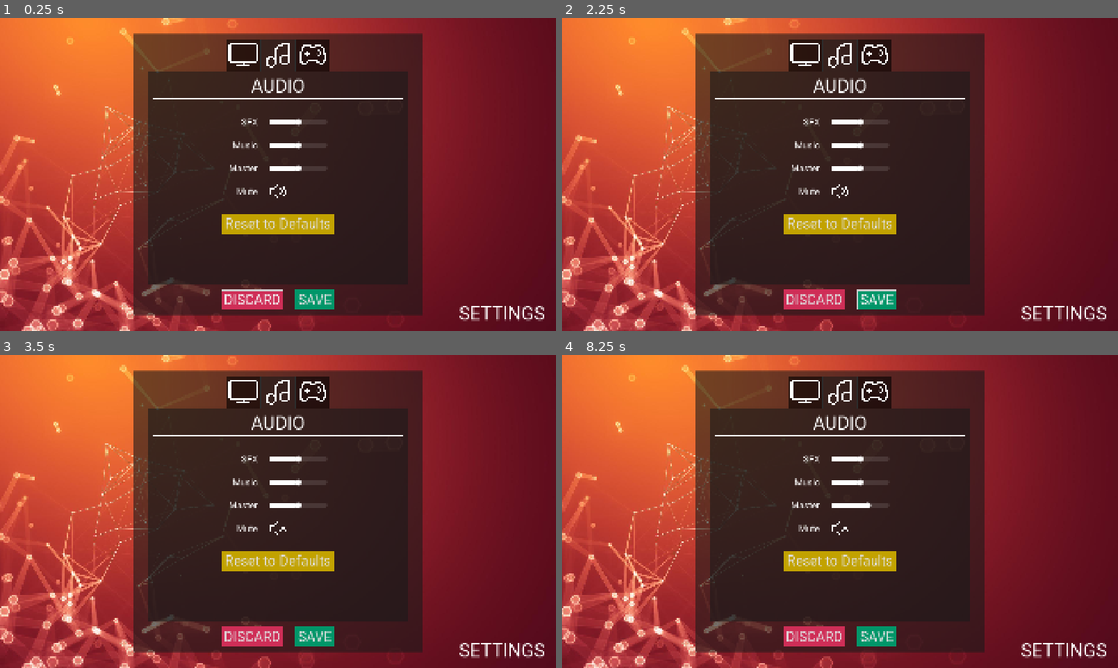
Above: before the commit, frames 1-4 (two rows, left to right).
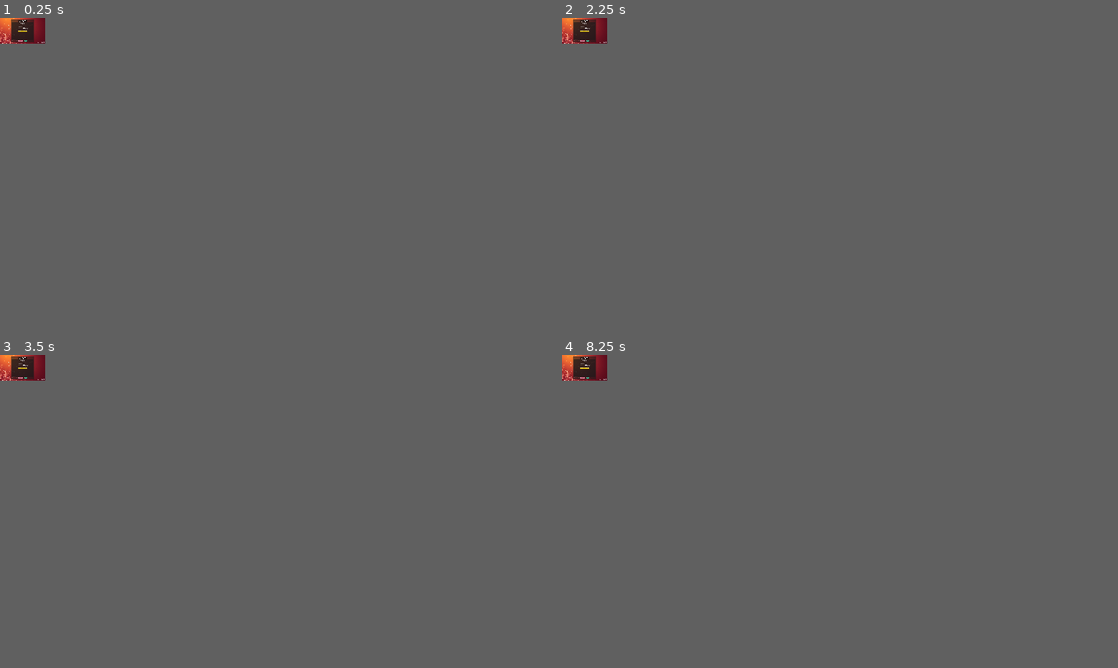
Above: after the commit, the same moments.

Repository: doruktuna/godot-template
Game: Godot game, scene res://ui/menus/settings_menu.tscn
Two runs of this game, one before a commit and one after it. Both use one fixed random seed, a clock stepped at 60 frames per second and the inputs below. This scene is started directly instead of the project's main scene.
Inputs (mouse positions are in pixels of both pictures, inside the frame that each line leads up to):
- Up to frame 1 (0.25 s): no input
- Up to frame 2 (2.25 s): click "Reset to Defaults" at 0.5 s; click "DISCARD" at 1.25 s; click "SAVE" at 2 s
- Up to frame 3 (3.5 s): click (278, 527) at 2.77 s
- Up to frame 4 (8.25 s): move the mouse to (962, 495) at 3.52 s; hold D (right) 3.53-4.25 s; click (962, 495) at 3.67 s; drag from (728, 527) to (812, 574) at 4.27 s; move the mouse to (895, 442) at 5.02 s; hold D (right) 5.03-5.75 s; drag from (812, 574) to (673, 464) at 5.77 s; move the mouse to (1006, 558) at 6.52 s; hold A (left) 6.53-7.25 s; drag from (673, 464) to (756, 433) at 7.27 s; move the mouse to (867, 511) at 8.02 s; hold S (down) from 8.03 s (still down); click (867, 511) at 8.17 s
In our replay, the window is 800x450 before the commit and 65x37 after it. These sizes can differ from the game's own. Grey fills any space a smaller window leaves; there, only what the larger window draws over its background counts as a difference.

The runs differ from the first frame. In frame 1, 66% of the frame differs, in the area x 0-100%, y 0-100%; in frame 2, 66%; in frame 3, 66%; in frame 4, 66%.

Commit message:
FEAT: Fullscreen and resolution settings, restoring old settings when values are discarded

Diff:
--- a/globals/settings_manager.gd
+++ b/globals/settings_manager.gd
@@ -3,6 +3,10 @@
 signal setting_changed(section: String, key: String, value: Variant)
 
 const PATH := "user://settings.cfg"
+
+const ASPECT_RATIO := 16.0 / 9.0
+const WIDTH_STEP := 16
+const TITLE_BAR_MARGIN := 48
 
 const DEFAULTS := {
 	"audio": {
@@ -13,11 +17,14 @@
 	},
 	"video": {
 		"fullscreen": false,
+		"resolution_scale": 0.5,
 		"vsync": true,
 	},
 }
 
+# Use old config to restore values when value changes are discarded
 var _config := ConfigFile.new()
+var _snapshot := ""
 
 
 func _ready() -> void:
@@ -45,6 +52,21 @@
 	var err := _config.save(PATH)
 	if err != OK:
 		push_error("Could not save settings (error: %d)." % err)
+		return
+	_snapshot = _config.encode_to_text() # not necessary but a good precaution
+
+
+func start_editing_settings() -> void:
+	_snapshot = _config.encode_to_text()
+
+
+func cancel_editing_settings() -> void:
+	_config.clear()
+	var err := _config.parse(_snapshot)
+	if err != OK:
+		push_error("Could not restore settings snapshot (error %d)." % err)
+		return
+	apply_all()
 
 
 func reset_to_defaults() -> void:
@@ -62,6 +84,27 @@
 	for section: String in DEFAULTS:
 		for key: String in DEFAULTS[section]:
 			_apply(section, key, get_setting(section, key))
+
+
+func _apply_resolution_scale(window_scale: float) -> void:
+	var window := get_window()
+	var area := DisplayServer.screen_get_usable_rect(window.current_screen)
+
+	var size = calculate_resolution_from_scale(window_scale)
+	window.size = size
+	window.position = area.position + (area.size - size) / 2
+
+
+func calculate_resolution_from_scale(window_scale: float) -> Vector2i:
+	var window := get_window()
+	var area := DisplayServer.screen_get_usable_rect(window.current_screen)
+
+	# Largest 16:9 width that fits the usable area
+	var max_width := mini(area.size.x, roundi((area.size.y - TITLE_BAR_MARGIN) * ASPECT_RATIO))
+
+	# Floor to a multiple of 16 so the height is a whole number and we never exceed max_width
+	var width := floori(max_width * window_scale / WIDTH_STEP) * WIDTH_STEP
+	return Vector2i(width, roundi(width / ASPECT_RATIO))
 
 
 func _apply(section: String, key: String, value: Variant) -> void:
@@ -84,6 +127,9 @@
 				DisplayServer.WINDOW_MODE_FULLSCREEN if value else DisplayServer.WINDOW_MODE_WINDOWED
 			)
 
+		["video", "resolution_scale"]:
+			_apply_resolution_scale(value)
+
 		["video", "vsync"]:
 			DisplayServer.window_set_vsync_mode(
 				DisplayServer.VSYNC_ENABLED if value else DisplayServer.VSYNC_DISABLED
--- a/project.godot
+++ b/project.godot
@@ -30,7 +30,6 @@
 window/size/viewport_width=1920
 window/size/viewport_height=1080
 window/stretch/mode="canvas_items"
-window/stretch/aspect="expand"
 
 [gui]
 
--- a/ui/main_theme.tres
+++ b/ui/main_theme.tres
@@ -1,6 +1,27 @@
 [gd_resource type="Theme" format=3 uid="uid://ddj8ug4cq20r3"]
 
 [ext_resource type="FontFile" uid="uid://btlmri3nnejjg" path="res://assets/fonts/Roboto-VariableFont_wdth,wght.ttf" id="1_g1fjd"]
+
+[sub_resource type="DPITexture" id="DPITexture_6tukj"]
+_source = "<svg xmlns=\"http://www.w3.org/2000/svg\" width=\"16\" height=\"16\"><rect width=\"14\" height=\"14\" x=\"1\" y=\"1\" fill=\"#fff\" fill-opacity=\".75\" rx=\"2.333\"/><path fill=\"#1a1a1a\" d=\"m11.5 3.75-5.6 5.6-1.7-1.7-1.5 1.5 3.2 3.2 7.1-7.1z\"/></svg>
+"
+base_scale = 3.0
+
+[sub_resource type="DPITexture" id="DPITexture_3xb56"]
+_source = "<svg xmlns=\"http://www.w3.org/2000/svg\" width=\"16\" height=\"16\"><rect width=\"14\" height=\"14\" x=\"1\" y=\"1\" fill=\"#1a1a1a\" fill-opacity=\".5\" rx=\"2.333\"/></svg>
+"
+base_scale = 3.0
+
+[sub_resource type="StyleBoxFlat" id="StyleBoxFlat_g1fjd"]
+bg_color = Color(0.6, 0.6, 0.6, 0)
+border_width_left = 2
+border_width_top = 2
+border_width_right = 2
+border_width_bottom = 2
+corner_radius_top_left = 2
+corner_radius_top_right = 2
+corner_radius_bottom_right = 2
+corner_radius_bottom_left = 2
 
 [sub_resource type="StyleBoxLine" id="StyleBoxLine_d67f2"]
 color = Color(1, 1, 1, 1)
@@ -8,6 +29,11 @@
 
 [sub_resource type="DPITexture" id="DPITexture_g1fjd"]
 _source = "<svg xmlns=\"http://www.w3.org/2000/svg\" width=\"16\" height=\"16\"><circle cx=\"8\" cy=\"8\" r=\"7\" fill=\"#fefefe\"/></svg>
+"
+base_scale = 1.5
+
+[sub_resource type="DPITexture" id="DPITexture_joxlk"]
+_source = "<svg xmlns=\"http://www.w3.org/2000/svg\" width=\"16\" height=\"16\"><circle cx=\"8\" cy=\"8\" r=\"7\" fill=\"#fefefe\" fill-opacity=\".37\"/></svg>
 "
 base_scale = 1.5
 
@@ -20,6 +46,15 @@
 expand_margin_top = 8.0
 expand_margin_bottom = 8.0
 
+[sub_resource type="StyleBoxFlat" id="StyleBoxFlat_xw7tv"]
+bg_color = Color(0.47713065, 0.30067602, 0.62293595, 1)
+corner_radius_top_left = 6
+corner_radius_top_right = 6
+corner_radius_bottom_right = 6
+corner_radius_bottom_left = 6
+expand_margin_top = 8.0
+expand_margin_bottom = 8.0
+
 [sub_resource type="StyleBoxFlat" id="StyleBoxFlat_jwcag"]
 bg_color = Color(1, 1, 1, 0.11372549)
 corner_radius_top_left = 6
@@ -198,11 +233,15 @@
 border_width_bottom = 2
 
 [resource]
+CheckBox/icons/checked = SubResource("DPITexture_6tukj")
+CheckBox/icons/unchecked = SubResource("DPITexture_3xb56")
+CheckBox/styles/focus = SubResource("StyleBoxFlat_g1fjd")
 HSeparator/styles/separator = SubResource("StyleBoxLine_d67f2")
 HSlider/icons/grabber = SubResource("DPITexture_g1fjd")
+HSlider/icons/grabber_disabled = SubResource("DPITexture_joxlk")
 HSlider/icons/grabber_highlight = SubResource("DPITexture_g1fjd")
 HSlider/styles/grabber_area = SubResource("StyleBoxFlat_d67f2")
-HSlider/styles/grabber_area_highlight = SubResource("StyleBoxFlat_d67f2")
+HSlider/styles/grabber_area_highlight = SubResource("StyleBoxFlat_xw7tv")
 HSlider/styles/slider = SubResource("StyleBoxFlat_jwcag")
 Label/font_sizes/font_size = 32
 Label/fonts/font = ExtResource("1_g1fjd")
--- a/ui/main_theme_preview.tscn
+++ b/ui/main_theme_preview.tscn
@@ -8,61 +8,82 @@
 grow_horizontal = 2
 grow_vertical = 2
 
-[node name="MarginContainer" type="MarginContainer" parent="." unique_id=211902461]
+[node name="ScrollContainer" type="ScrollContainer" parent="." unique_id=1504145813]
+custom_minimum_size = Vector2(700, 300)
 layout_mode = 0
-offset_right = 40.0
-offset_bottom = 40.0
+offset_right = 700.0
+offset_bottom = 325.0
+
+[node name="MarginContainer" type="MarginContainer" parent="ScrollContainer" unique_id=211902461]
+layout_mode = 2
 theme_override_constants/margin_left = 20
 theme_override_constants/margin_top = 20
 theme_override_constants/margin_right = 20
 theme_override_constants/margin_bottom = 20
 
-[node name="HBoxContainer" type="HBoxContainer" parent="MarginContainer" unique_id=1491559604]
+[node name="HBoxContainer" type="HBoxContainer" parent="ScrollContainer/MarginContainer" unique_id=1491559604]
 layout_mode = 2
+theme_override_constants/separation = 40
 
-[node name="ScrollContainer" type="ScrollContainer" parent="MarginContainer/HBoxContainer" unique_id=1161791700]
-custom_minimum_size = Vector2(400, 400)
-layout_mode = 2
-
-[node name="VBoxContainer" type="VBoxContainer" parent="MarginContainer/HBoxContainer/ScrollContainer" unique_id=1092761910]
+[node name="VBoxContainer2" type="VBoxContainer" parent="ScrollContainer/MarginContainer/HBoxContainer" unique_id=1092761910]
 layout_mode = 2
 theme_override_constants/separation = 10
 
-[node name="Label" type="Label" parent="MarginContainer/HBoxContainer/ScrollContainer/VBoxContainer" unique_id=1057688883]
+[node name="Label" type="Label" parent="ScrollContainer/MarginContainer/HBoxContainer/VBoxContainer2" unique_id=1057688883]
 layout_mode = 2
 theme_override_font_sizes/font_size = 32
 text = "Menu Buttons"
 
-[node name="Button" type="Button" parent="MarginContainer/HBoxContainer/ScrollContainer/VBoxContainer" unique_id=1409161426]
+[node name="Button" type="Button" parent="ScrollContainer/MarginContainer/HBoxContainer/VBoxContainer2" unique_id=1409161426]
 layout_mode = 2
 theme_type_variation = &"MainMenuButton"
 text = "SETTINGS"
 
-[node name="Button2" type="Button" parent="MarginContainer/HBoxContainer/ScrollContainer/VBoxContainer" unique_id=400308806]
+[node name="Button2" type="Button" parent="ScrollContainer/MarginContainer/HBoxContainer/VBoxContainer2" unique_id=400308806]
 layout_mode = 2
 theme_type_variation = &"MainMenuButton"
 disabled = true
 text = "DISABLED"
 
-[node name="VBoxContainer" type="VBoxContainer" parent="MarginContainer/HBoxContainer" unique_id=2004523849]
+[node name="Label2" type="Label" parent="ScrollContainer/MarginContainer/HBoxContainer/VBoxContainer2" unique_id=1969528114]
+layout_mode = 2
+theme_override_font_sizes/font_size = 32
+text = "Menu Items"
+
+[node name="HSlider" type="HSlider" parent="ScrollContainer/MarginContainer/HBoxContainer/VBoxContainer2" unique_id=314109391]
+layout_mode = 2
+value = 50.0
+
+[node name="HSlider2" type="HSlider" parent="ScrollContainer/MarginContainer/HBoxContainer/VBoxContainer2" unique_id=861648903]
+layout_mode = 2
+value = 50.0
+editable = false
+
+[node name="CheckBox" type="CheckBox" parent="ScrollContainer/MarginContainer/HBoxContainer/VBoxContainer2" unique_id=1220565259]
 layout_mode = 2
 
-[node name="Label" type="Label" parent="MarginContainer/HBoxContainer/VBoxContainer" unique_id=239640742]
+[node name="CheckBox2" type="CheckBox" parent="ScrollContainer/MarginContainer/HBoxContainer/VBoxContainer2" unique_id=216756051]
 layout_mode = 2
-theme_override_font_sizes/font_size = 16
+
+[node name="VBoxContainer" type="VBoxContainer" parent="ScrollContainer/MarginContainer/HBoxContainer" unique_id=2004523849]
+layout_mode = 2
+
+[node name="Label" type="Label" parent="ScrollContainer/MarginContainer/HBoxContainer/VBoxContainer" unique_id=239640742]
+layout_mode = 2
+theme_override_font_sizes/font_size = 24
 text = "Confirm/Reject Buttons"
 
-[node name="Button3" type="Button" parent="MarginContainer/HBoxContainer/VBoxContainer" unique_id=1336341812]
+[node name="Button3" type="Button" parent="ScrollContainer/MarginContainer/HBoxContainer/VBoxContainer" unique_id=1336341812]
 layout_mode = 2
 theme_type_variation = &"MenuConfirmButton"
 text = "CONFIRM"
 
-[node name="Button4" type="Button" parent="MarginContainer/HBoxContainer/VBoxContainer" unique_id=814421797]
+[node name="Button4" type="Button" parent="ScrollContainer/MarginContainer/HBoxContainer/VBoxContainer" unique_id=814421797]
 layout_mode = 2
 theme_type_variation = &"MenuIgnoreButton"
 text = "IGNORE"
 
-[node name="Button5" type="Button" parent="MarginContainer/HBoxContainer/VBoxContainer" unique_id=1644189091]
+[node name="Button5" type="Button" parent="ScrollContainer/MarginContainer/HBoxContainer/VBoxContainer" unique_id=1644189091]
 layout_mode = 2
 theme_type_variation = &"MenuRejectButton"
 text = "REJECT"
--- a/ui/menus/settings_menu.gd
+++ b/ui/menus/settings_menu.gd
@@ -3,6 +3,15 @@
 
 @onready var discard_button: Button = %DiscardButton
 @onready var save_button: Button = %SaveButton
+
+# Video settings
+@onready var video_defaults_button: Button = %VideoDefaultsButton
+@onready var fullscreen_check_box: CheckBox = %FullscreenCheckBox
+@onready var resolution_scale_slider: HSlider = %ResolutionScaleSlider
+@onready var resolution_scale_label: Label = %ResolutionScaleLabel
+@onready var resolution_value: Label = %ResolutionValue
+
+# Audio settings
 @onready var audio_defaults_button: Button = %AudioDefaultsButton
 @onready var sfx_slider: HSlider = %SFXSlider
 @onready var music_slider: HSlider = %MusicSlider
@@ -14,18 +23,29 @@
 	discard_button.grab_focus()
 	discard_button.pressed.connect(_on_discard_pressed)
 	save_button.pressed.connect(_on_save_pressed)
+
+	# Video input signals
+	fullscreen_check_box.toggled.connect(_on_fullscreen_check_box_toggled)
+	resolution_scale_slider.value_changed.connect(_on_resolution_scale_slider_value_changed)
+	resolution_scale_slider.drag_ended.connect(_on_resolution_scale_slider_drag_ended)
+
+	# Audio input signals
 	audio_defaults_button.pressed.connect(_return_audio_to_defaults)
-
 	sfx_slider.value_changed.connect(_on_sfx_slider_value_changed)
 	music_slider.value_changed.connect(_on_music_slider_value_changed)
 	master_slider.value_changed.connect(_on_master_slider_value_changed)
 	mute_toggle_button.pressed.connect(_on_mute_toggle_button_pressed)
 
-	# Set slider values from the actual values
+	# Set input values from the actual values
 	_update_audio_ui_from_settings()
+	_update_video_ui_from_settings()
+
+	# Start editing (this is important to restore values if the settings are discarded)
+	SettingsManager.start_editing_settings()
 
 
 func _on_discard_pressed() -> void:
+	SettingsManager.cancel_editing_settings()
 	EventBus.scene_change_requested.emit(SceneManager.Scene.MAIN_MENU, {})
 
 
@@ -47,6 +67,11 @@
 	music_slider.value = SettingsManager.get_setting("audio", "music")
 	master_slider.value = SettingsManager.get_setting("audio", "master")
 	mute_toggle_button.button_pressed = SettingsManager.get_setting("audio", "is_muted")
+
+
+func _update_video_ui_from_settings() -> void:
+	resolution_scale_slider.value = SettingsManager.get_setting("video", "resolution_scale")
+	fullscreen_check_box.button_pressed = SettingsManager.get_setting("video", "fullscreen")
 
 
 func _return_audio_to_defaults() -> void:
@@ -71,10 +96,32 @@
 	AudioServer.set_bus_mute(bus_index, mute_toggle_button.button_pressed)
 
 
+func _on_fullscreen_check_box_toggled(toggled_on: bool) -> void:
+	SettingsManager.set_setting("video", "fullscreen", toggled_on)
+	resolution_scale_slider.editable = not toggled_on
+	if toggled_on:
+		resolution_scale_label.modulate = Color.GRAY
+		resolution_value.text = "(fullscreen)"
+	else:
+		resolution_scale_label.modulate = Color.WHITE
+		_on_resolution_scale_slider_value_changed(resolution_scale_slider.value)
+		_on_resolution_scale_slider_drag_ended(true)
+
+
+func _on_resolution_scale_slider_value_changed(value: float) -> void:
+	var res = SettingsManager.calculate_resolution_from_scale(value)
+	resolution_value.text = "({res_scale} → {res_width} * {res_height})".format({"res_scale": "%0.2f" % value, "res_width": res.x, "res_height": res.y})
+
+
+func _on_resolution_scale_slider_drag_ended(value_changed: bool) -> void:
+	if value_changed:
+		SettingsManager.set_setting("video", "resolution_scale", resolution_scale_slider.value)
+
+
 func set_bus_volume(bus_name: String, linear_value: float) -> void:
 	var bus_index = AudioServer.get_bus_index(bus_name)
 	AudioServer.set_bus_volume_db(bus_index, linear_to_db(linear_value))
 
 
-func set_slider_value(slider: HSlider, db_value: float) -> void:
+func set_audio_slider_value(slider: HSlider, db_value: float) -> void:
 	slider.value = db_to_linear(db_value)
--- a/ui/menus/settings_menu.tscn
+++ b/ui/menus/settings_menu.tscn
@@ -62,25 +62,97 @@
 size_flags_vertical = 3
 theme_override_constants/icon_max_width = 100
 tab_alignment = 1
-current_tab = 1
+current_tab = 0
 tab_0/icon = ExtResource("3_o40hf")
 tab_1/icon = ExtResource("4_txkl1")
 tab_2/icon = ExtResource("5_qsjx8")
 
 [node name="Video" type="Control" parent="Panel/MarginContainer/VBoxContainer/TabContainer" unique_id=1166475291]
-visible = false
 layout_mode = 2
 metadata/_tab_index = 0
 metadata/_tab_name = ""
 
-[node name="Label2" type="Label" parent="Panel/MarginContainer/VBoxContainer/TabContainer/Video" unique_id=2015261476]
-layout_mode = 0
-offset_top = 31.0
-offset_right = 204.0
-offset_bottom = 69.0
-text = "Video settings"
+[node name="VBoxContainer" type="VBoxContainer" parent="Panel/MarginContainer/VBoxContainer/TabContainer/Video" unique_id=833578852]
+layout_mode = 1
+anchors_preset = -1
+anchor_left = 0.02
+anchor_top = 0.02
+anchor_right = 0.98
+anchor_bottom = 0.98
+grow_horizontal = 2
+grow_vertical = 2
+
+[node name="Label" type="Label" parent="Panel/MarginContainer/VBoxContainer/TabContainer/Video/VBoxContainer" unique_id=1557265979]
+layout_mode = 2
+theme_type_variation = &"MenuLabel"
+text = "VIDEO"
+horizontal_alignment = 1
+
+[node name="HSeparator" type="HSeparator" parent="Panel/MarginContainer/VBoxContainer/TabContainer/Video/VBoxContainer" unique_id=594736319]
+layout_mode = 2
+
+[node name="HSeparator2" type="HSeparator" parent="Panel/MarginContainer/VBoxContainer/TabContainer/Video/VBoxContainer" unique_id=834599956]
+custom_minimum_size = Vector2(0, 40)
+layout_mode = 2
+theme_override_styles/separator = SubResource("StyleBoxEmpty_d67f2")
+
+[node name="GridContainer" type="GridContainer" parent="Panel/MarginContainer/VBoxContainer/TabContainer/Video/VBoxContainer" unique_id=413610169]
+layout_mode = 2
+size_flags_horizontal = 4
+theme_override_constants/h_separation = 40
+theme_override_constants/v_separation = 20
+columns = 2
+
+[node name="Label" type="Label" parent="Panel/MarginContainer/VBoxContainer/TabContainer/Video/VBoxContainer/GridContainer" unique_id=1373286103]
+layout_mode = 2
+text = "Fullscreen"
+horizontal_alignment = 2
+
+[node name="FullscreenCheckBox" type="CheckBox" parent="Panel/MarginContainer/VBoxContainer/TabContainer/Video/VBoxContainer/GridContainer" unique_id=1526750483]
+unique_name_in_owner = true
+layout_mode = 2
+
+[node name="ResolutionScaleLabel" type="Label" parent="Panel/MarginContainer/VBoxContainer/TabContainer/Video/VBoxContainer/GridContainer" unique_id=2043537984]
+unique_name_in_owner = true
+layout_mode = 2
+text = "Resolution Scale"
+horizontal_alignment = 2
+
+[node name="VBoxContainer" type="VBoxContainer" parent="Panel/MarginContainer/VBoxContainer/TabContainer/Video/VBoxContainer/GridContainer" unique_id=1089831906]
+layout_mode = 2
+
+[node name="ResolutionScaleSlider" type="HSlider" parent="Panel/MarginContainer/VBoxContainer/TabContainer/Video/VBoxContainer/GridContainer/VBoxContainer" unique_id=501164713]
+unique_name_in_owner = true
+custom_minimum_size = Vector2(200, 30)
+layout_mode = 2
+min_value = 0.25
+max_value = 1.0
+step = 0.05
+value = 0.75
+
+[node name="ResolutionValue" type="Label" parent="Panel/MarginContainer/VBoxContainer/TabContainer/Video/VBoxContainer/GridContainer/VBoxContainer" unique_id=1372627554]
+unique_name_in_owner = true
+custom_minimum_size = Vector2(240, 0)
+layout_mode = 2
+theme_override_font_sizes/font_size = 24
+text = "(0.5 → 1920 * 1080)"
+
+[node name="HSeparator3" type="HSeparator" parent="Panel/MarginContainer/VBoxContainer/TabContainer/Video/VBoxContainer" unique_id=500635074]
+custom_minimum_size = Vector2(0, 40)
+layout_mode = 2
+theme_override_styles/separator = SubResource("StyleBoxEmpty_d67f2")
+
+[node name="CenterContainer" type="CenterContainer" parent="Panel/MarginContainer/VBoxContainer/TabContainer/Video/VBoxContainer" unique_id=1435691369]
+layout_mode = 2
+
+[node name="VideoDefaultsButton" type="Button" parent="Panel/MarginContainer/VBoxContainer/TabContainer/Video/VBoxContainer/CenterContainer" unique_id=833429320]
+unique_name_in_owner = true
+layout_mode = 2
+theme_type_variation = &"MenuIgnoreButton"
+text = "Reset to Defaults"
 
 [node name="Audio" type="Control" parent="Panel/MarginContainer/VBoxContainer/TabContainer" unique_id=221997999]
+visible = false
 layout_mode = 2
 metadata/_tab_index = 1
 metadata/_tab_name = ""
Not shown: 2 places in ui/main_theme.tres that only renumber resources
